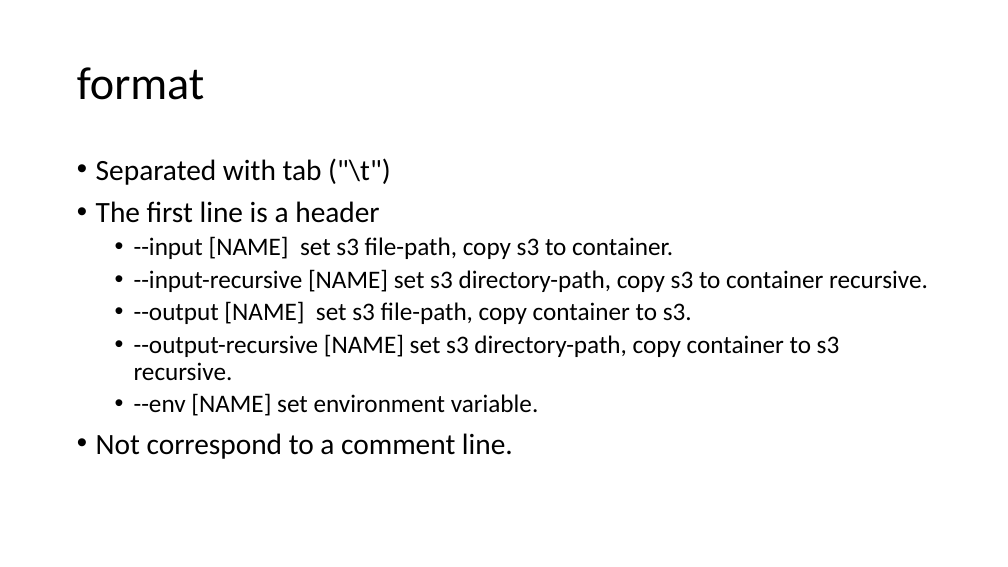
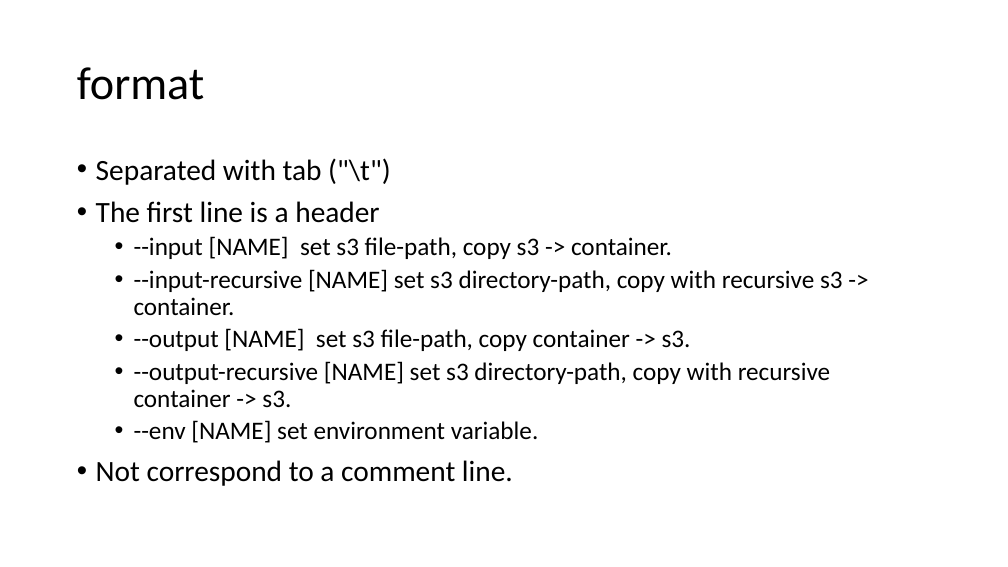
Before and after one commit to aokad/ecsub, a slide deck: slide 14 of docs/AWS-ECS.pptx. Drawn at 1008x567 pixels with LibreOffice and Linux fonts; fonts in the diff are those of the drawing. Boxes give left, top, right and bottom in pixels: in the first picture for what was removed or moved away, otherwise in the second. Text is boxed around its words. In the diff, an @@ line names an element or a change of style, - is before the commit and + after.

```diff
--- a/docs/AWS-ECS.pptx
+++ b/docs/AWS-ECS.pptx
@@ text at (x1=134, y1=236, x2=843, y2=407): text changed @@
-  • --input [NAME] set s3 file-path, copy s3 to container.
-  • --input-recursive [NAME] set s3 directory-path, copy s3 to container recursive.
-  • --output [NAME] set s3 file-path, copy container to s3.
-  • --output-recursive [NAME] set s3 directory-path, copy container to s3 recursive.
+  • --input [NAME] set s3 file-path, copy s3 -> container.
+  • --input-recursive [NAME] set s3 directory-path, copy with recursive s3 -> container.
+  • --output [NAME] set s3 file-path, copy container -> s3.
+  • --output-recursive [NAME] set s3 directory-path, copy with recursive container -> s3.
```
Also in this commit, not shown: 2 other slides changed, 7 other files.
